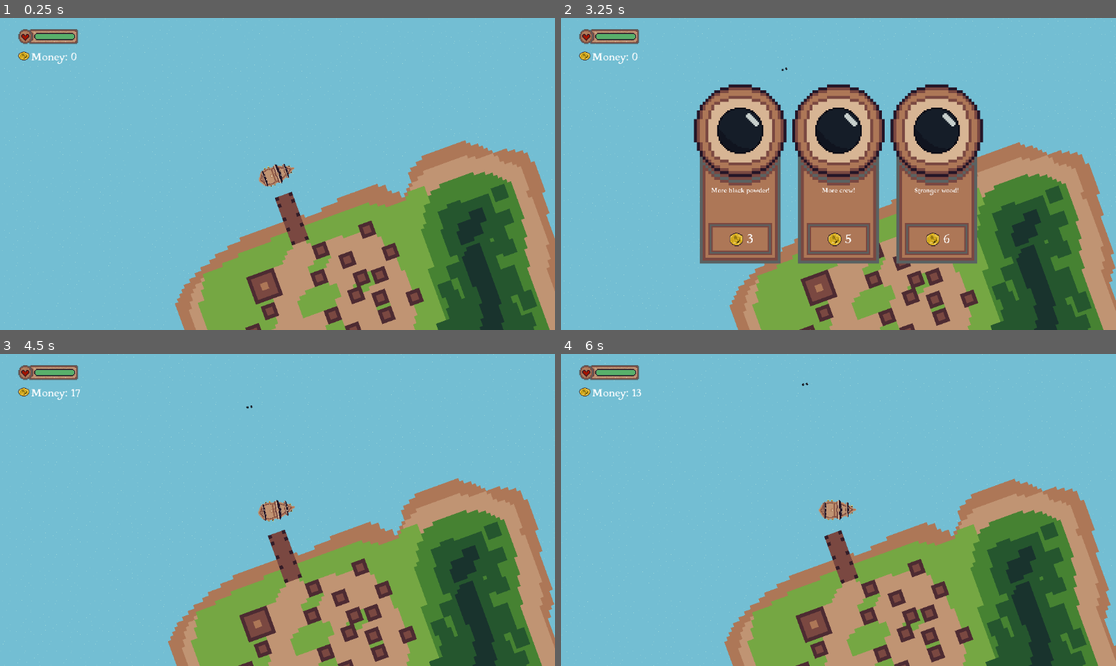
Above: before the commit, frames 1-4 (two rows, left to right).
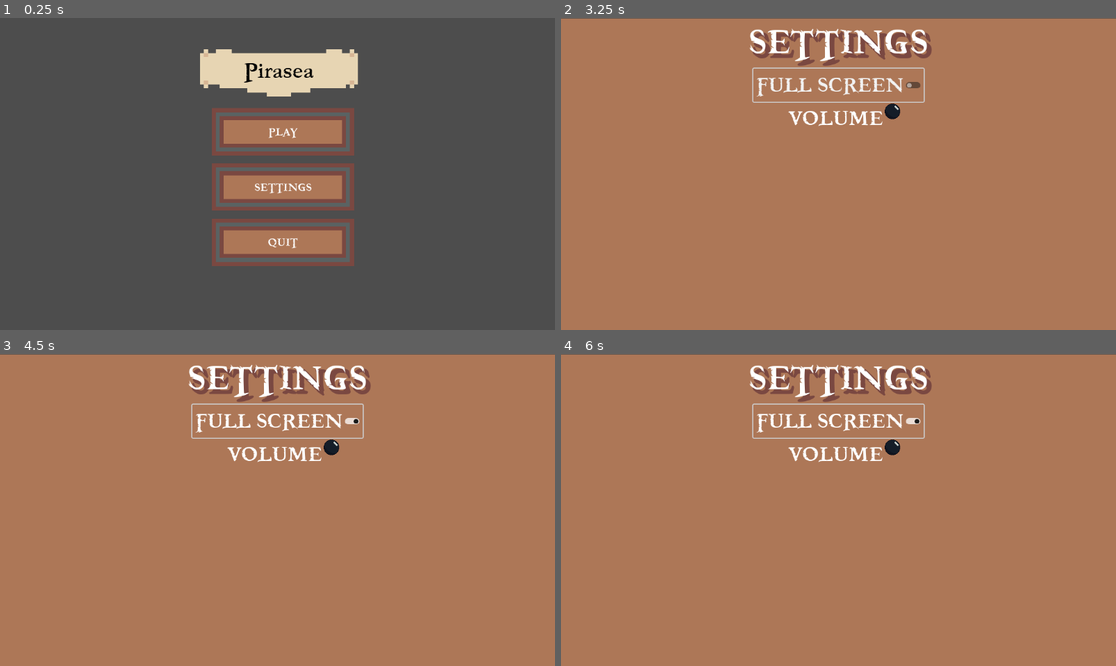
Above: after the commit, the same moments.

Repository: NotAhDog/Pirasea
Game: Godot game, scene res://Scenes/Menu.tscn
Same seed, same stepped clock (60 frames per second), same inputs: the game is played once before the commit and once after it. Before the commit the project starts from res://Scenes/main.tscn.
Inputs (mouse positions are in pixels of both pictures, inside the frame that each line leads up to):
- Up to frame 1 (0.25 s): no input
- Up to frame 2 (3.25 s): click (844, 186) at 0.5 s, where only the run after the commit has a clickable "SETTINGS"; click (838, 86) at 1.25 s, where only the run after the commit has a clickable "FULL SCREEN"; tap Enter at 2 s; hold D (right) 2.03-2.78 s; hold W (foward) 2.03-2.78 s; tap E (shop) at 2.27, 3.02 s; hold S (backwards) from 2.78 s (still down); tap W (foward) at 2.85 s
- Up to frame 3 (4.5 s): release S (backwards) at 3.5 s; click (177, 575) at 3.52 s; tap Space at 4.25 s; hold D (right) from 4.28 s (still down); hold W (foward) from 4.28 s (still down)
- Up to frame 4 (6 s): release W (foward) at 5.03 s; tap W (foward) at 5.1 s; tap E (shop) at 5.27 s; release D (right) at 5.75 s; click (838, 575) at 5.77 s

The runs differ from the first frame. In frame 1, 99% of the frame differs, in the area x 0-100%, y 0-100%; in frame 2, 88%; in frame 3, 96%; in frame 4, 96%.

Commit message:
main menu is Menu

Diff:
--- a/Pirasea/Scenes/Setting.tscn
+++ b/Pirasea/Scenes/Setting.tscn
@@ -83,6 +83,7 @@
 
 [node name="ColorRect" type="ColorRect" parent="."]
 z_index = -2
+layout_mode = 0
 offset_top = 1.0
 offset_right = 2808.0
 offset_bottom = 1491.0
--- a/Pirasea/project.godot
+++ b/Pirasea/project.godot
@@ -11,7 +11,7 @@
 [application]
 
 config/name="Pirasea"
-run/main_scene="res://Scenes/main.tscn"
+run/main_scene="res://Scenes/Menu.tscn"
 config/features=PackedStringArray("4.2", "GL Compatibility")
 config/icon="res://Art/icon.svg"
 
